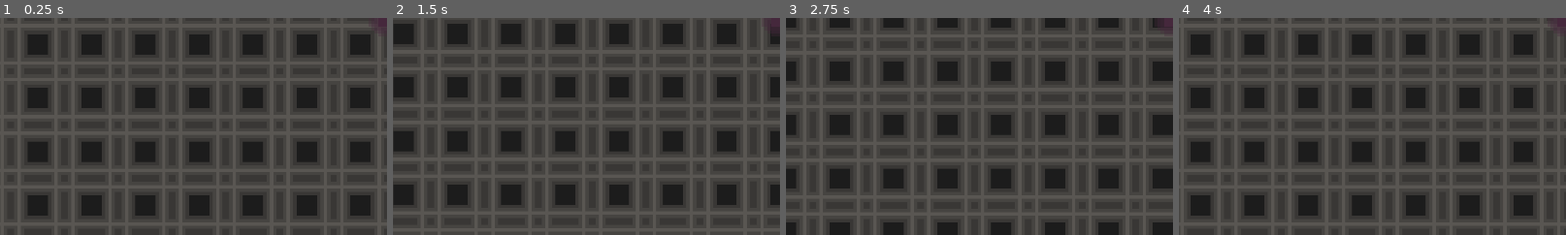
Above: before the commit, frames 1-4 (left to right).
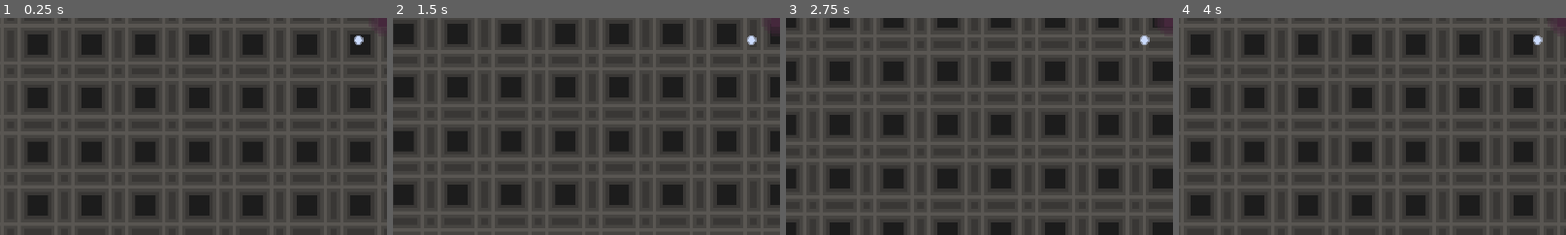
Above: after the commit, the same moments.

Repository: SosiskaKillerS/Battle-of-Shapes--Cubes-vs.-Triangles
Game: Godot game, scene res://world/world.tscn
The game is run twice, just before and just after one commit, with the same random seed, the same clock (stepped at 60 frames per second) and the same inputs.
Inputs:
- Up to frame 1 (0.25 s): no input
- Up to frame 2 (1.5 s): tap Enter at 0.5 s; hold D (RIGHT) 0.53-1.28 s; hold S (DOWN) from 1.28 s (still down)
- Up to frame 3 (2.75 s): release S (DOWN) at 2.03 s; hold D (RIGHT) from 2.03 s (still down)
- Up to frame 4 (4 s): release D (RIGHT) at 2.78 s; hold W (UP) 2.78-3.53 s; hold A (LEFT) from 3.53 s (still down)
The pictures show only the part of the screen within x 0-50%, y 50-100%; the shares and areas given below are measured in that part.

The runs differ from the first frame. In frame 1, less than 0.1% of the frame differs, in the area x 91-94%, y 8-13%; in frame 2, less than 0.1%; in frame 3, less than 0.1%; in frame 4, less than 0.1%.

Commit message:
Update Player.tscn

Diff:
--- a/Player/Player.tscn
+++ b/Player/Player.tscn
@@ -1,7 +1,8 @@
-[gd_scene load_steps=4 format=3 uid="uid://dhxrl33y4ogtp"]
+[gd_scene load_steps=5 format=3 uid="uid://dhxrl33y4ogtp"]
 
 [ext_resource type="Script" path="res://Player/Player.gd" id="1_d3k1k"]
 [ext_resource type="Texture2D" uid="uid://b35attu576e5s" path="res://Player/Player.png" id="1_s8sq0"]
+[ext_resource type="Texture2D" uid="uid://bx3xg6rt14y51" path="res://bullet/Sprite-0011.png" id="3_0gyox"]
 
 [sub_resource type="RectangleShape2D" id="RectangleShape2D_d45m0"]
 size = Vector2(6, 6)
@@ -18,3 +19,8 @@
 [node name="Camera2D" type="Camera2D" parent="."]
 scale = Vector2(-2.2, 0.76)
 zoom = Vector2(8, 8)
+
+[node name="Sprite-0011" type="Sprite2D" parent="."]
+position = Vector2(-9, 7)
+scale = Vector2(0.375, 0.375)
+texture = ExtResource("3_0gyox")
